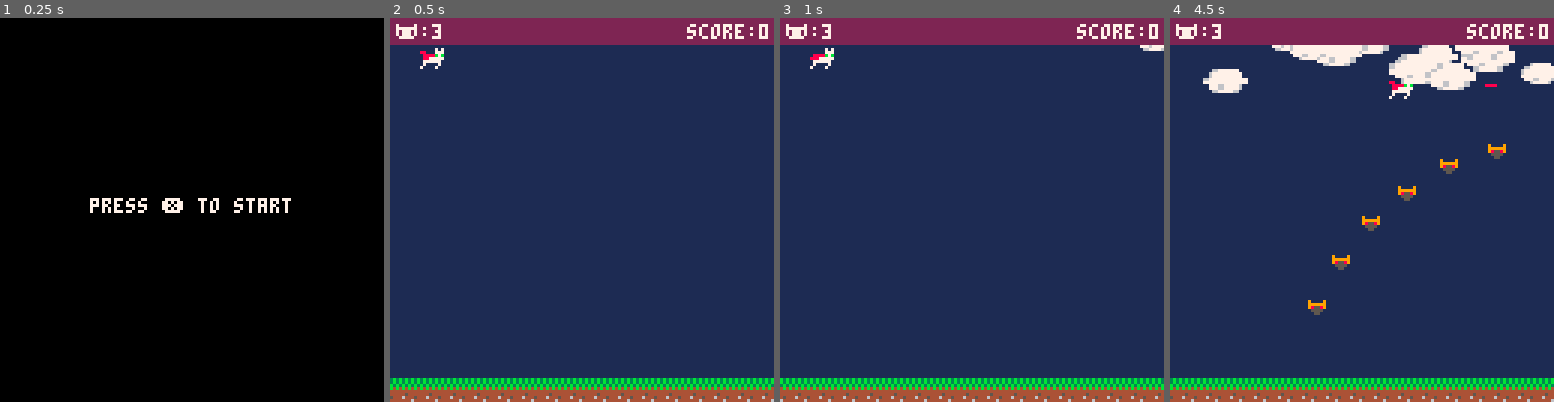
Above: before the commit, frames 1-4 (left to right).
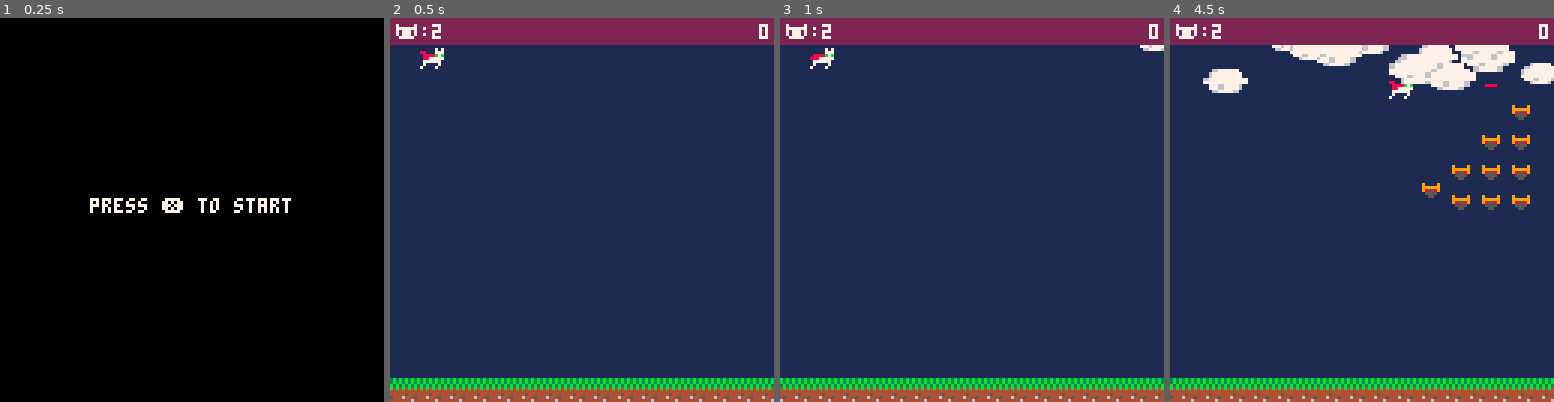
Above: after the commit, the same moments.

Repository: zothynine/picoheads
Game: PICO-8 cartridge catfight.p8
Same seed, same stepped clock (60 frames per second), same inputs: the game is played once before the commit and once after it.
Inputs:
- Up to frame 1 (0.25 s): no input
- Up to frame 2 (0.5 s): tap X (X key) at 0.33 s
- Up to frame 3 (1 s): no input
- Up to frame 4 (4.5 s): tap X (X key) at 1.07, 1.85, 2.97, 4.08 s; hold Right 1.6-2.1 s; hold Up 2.15-2.42 s; hold Right 2.47-3.03 s; hold Left 3.08-3.58 s; hold Down 3.63-3.97 s; hold Right from 4.02 s (still down)

Frame 1 is identical in both runs. In frame 2, 0.3% of the frame differs, in the area x 10-95%, y 1-6%; in frame 3, 0.3%; in frame 4, 2.2%, in the area x 10-95%, y 1-78%.

Commit message:
Episode 8

Diff:
--- a/catfight.p8
+++ b/catfight.p8
@@ -36,34 +36,38 @@
 		w=8,
 		h=7,
 		shots={},
-		cape={9,10,13}
+		collided=false,
+		lives=2,
+		cape={9,10,13},
+		cooldwn=600,
+		cd⧗=600
+	}
+
+	enemies={
+		rat={16,0,6,5},
+		mouse={22,0,6,5}
+	}
+
+	swarms={
+		line4={{0,0},{10,0},{20,0},{30,0}},
+		line6={{0,0},{10,0},{20,0},{30,0},{40,0},{50,0}},
+		tri_s={{0,0},{10,-5},{10,5},{20,-10},{20,0},{20,10}},
+		tri_l={{0,0},{10,-5},{10,5},{20,-10},{20,0},{20,10},{30,-15},{30,-5},{30,5},{30,15}}
 	}
 
 	enemy_waves={
 		{⧗="0:3:0",
-			swarm={0,10,20,30,40,50},
-			path="circle",
-			y=40},
+			swarm=swarms.tri_l,
+			enemy=enemies.rat,
+			path="wave",
+			x=128,
+			y=50},
 		{⧗="0:6:0",
-			swarm={x=0,x=10,x=20,x=30,x=40,x=50},
+			swarm=swarms.tri_s,
+			enemy=enemies.mouse,
 			path="linear",
-			y=20},
-		{⧗="0:9:0",
-			swarm={x=0,x=10,x=20,x=30,x=40,x=50},
-			path="wave",
-			y=40},
-		{⧗="0:12:0",
-			swarm={x=0,x=10,x=20,x=30,x=40,x=50},
-			path="linear",
-			y=90},
-		{⧗="0:15:0",
-			swarm={x=0,x=10,x=20,x=30,x=40,x=50},
-			path="linear",
-			y=60},
-		{⧗="0:18:0",
-			swarm={x=0,x=10,x=20,x=30,x=40,x=50},
-			path="wave",
-			y=75},
+			x=128,
+			y=40}
 	}
 
 	enemies={}
@@ -72,8 +76,16 @@
 	_draw=draw_start
 end
 
-function center_text(_txt)
-	return (128-(#_txt*4))/2
+function print_center(_txt,_y,_c)
+	local _t=tostr(_txt)
+	print(_t,(128-(#_t*4))/2,_y,_c)
+end
+
+function print_right(_txt,_y,_c,_o)
+	local _t=tostr(_txt)
+	local _off=_o
+	if (_o==nil) _off=0
+	print(_t,128-(#_t*4)-_off,_y,_c)
 end
 
 function _update60()
@@ -175,20 +187,20 @@
 
 function create_wave(_w)
  for i=1,#_w.swarm do
- 	local _xoff=127
-		local _epos=_w.swarm[i]
+ 	local _x=_w.x+_w.swarm[i][1]
+ 	local _y=_w.y+_w.swarm[i][2]
 
   if _w.path=="linear" then
-   create_enemy(_xoff+_epos,_w.y,_w.path)
+   create_enemy(_w.enemy,_x,_y,_w.path)
   elseif _w.path=="wave" then
-   create_enemy(_xoff+_epos,_w.y,_w.path)
+   create_enemy(_w.enemy,_x,_y,_w.path)
   elseif _w.path=="circle" then
-   create_enemy(_xoff+_epos,_w.y,_w.path,87,127,127,0.25-0.03*i)
+   create_enemy(_w.enemy,_x,_y,_w.path,87,127,127,0.25-0.03*i)
   end
  end
 end
 
-function create_enemy(_x,_y,_f,_r,_originx,_originy,_a)
+function create_enemy(_sprt,_x,_y,_f,_r,_originx,_originy,_a)
  add(enemies,
   {
   	x=_x,
@@ -199,7 +211,8 @@
   	r=_r, --circle radius
   	ox=_originx, --circle center x
   	oy=_originy, --circle center y
-  	a=_a --initial angle
+  	a=_a,
+  	sprt=_sprt --initial angle
   })
 end
 
@@ -222,7 +235,7 @@
    _e.x-=0.5
   elseif _e.f=="wave" then
    if (_e.x+_e.w<0) del(enemies,_e)
-   _e.x-=0.2
+   _e.x-=0.6
    _e.y-=sin(_e.x/12)
   elseif _e.f=="circle" then
    if (_e.y>127) del(enemies,_e)
@@ -233,8 +246,24 @@
   end
 
   if collision(_e,ascii) then
-  	_update60=update_gover
-  	_draw=draw_gover
+  	if not ascii.collided then
+  		ascii.lives-=1
+  		ascii.collided=true
+  	end
+
+  	if ascii.lives<0 then
+  		_update60=update_gover
+  		_draw=draw_gover
+  	end
+  end
+
+  if ascii.collided then
+  	ascii.cd⧗-=1
+
+  	if ascii.cd⧗==0 then
+  		ascii.collided=false
+  		ascii.cd⧗=ascii.cooldwn
+  	end
   end
  end
 end
@@ -319,14 +348,23 @@
 end
 
 function draw_enemy(_e)
-	spr(2,_e.x,_e.y)
+	local _s=_e.sprt
+	sspr(_s[1],_s[2],_s[3],_s[4],_e.x,_e.y)
 end
 
 function draw_infobar()
 	rectfill(0,0,128,ui_h,2)
-	print("🐱:"..3,2,2,7)
-	print("score:"..score,99,2,7)
-
+	print("🐱:"..ascii.lives,2,2,7)
+	print_right(score,2,7,1)
+end
+
+function draw_ascii()
+	pal(ascii.cape[1],8)
+	palt(ascii.cape[2],true)
+	palt(ascii.cape[3],true)
+	spr(1,ascii.x,ascii.y)
+	pal()
+	palt()
 end
 
 function draw_game()
@@ -335,17 +373,21 @@
 	map(0,0,maps.tile1_x,0,16,16)
 	map(0,0,maps.tile2_x,0,16,16)
 	foreach(clouds,draw_cloud)
-	pal(ascii.cape[1],8)
-	palt(ascii.cape[2],true)
-	palt(ascii.cape[3],true)
-	spr(1,ascii.x,ascii.y)
-	pal()
-	palt()
+
+
+	if ascii.collided then
+		if ascii.cd⧗%5==0 then
+			draw_ascii()
+		end
+	else
+		draw_ascii()
+	end
+
 	foreach(enemies,draw_enemy)
 	draw_shots()
 	draw_infobar()
 
-	--print(⧗.game.m..":"..⧗.game.s..":"..⧗.game.f,5,5,8)
+	--print(ascii.cd⧗,5,20,8)
 
  --if #clouds>0 then
  --print(#clouds,5,12,8)
@@ -365,17 +407,15 @@
 function draw_gover()
 	cls()
 	local _score_txt="your score is "..score
-	local _score_x=center_text(_score_txt)
-	local _gover_txt="press ❎ to try again"
-	print(_score_txt,_score_x,48,7)
-	print(_gover_txt,center_text(_gover_txt),60,7)
+	print_center("press ❎ to try again",60,7)
+	print_center("your score is "..score,48,7)
 end
 __gfx__
-00000000000007079000090000000000000000000000000000000000000000000000000000000000000000000000000000000000000000000000000000000000
-00000000dd0007779999990000000000000000000000000000000000000000000000000000000000000000000000000000000000000000000000000000000000
-00700700a8888b7b9855890000000000000000000000000000000000000000000000000000000000000000000000000000000000000000000000000000000000
-00077000988777770555500000000000000000000000000000000000000000000000000000000000000000000000000000000000000000000000000000000000
-00077000077777700055000000000000000000000000000000000000000000000000000000000000000000000000000000000000000000000000000000000000
+0000000000000707900009f0000f0000000000000000000000000000000000000000000000000000000000000000000000000000000000000000000000000000
+00000000dd000777999999ffffff0000000000000000000000000000000000000000000000000000000000000000000000000000000000000000000000000000
+00700700a8888b7b985589f4ff4f0000000000000000000000000000000000000000000000000000000000000000000000000000000000000000000000000000
+00077000988777770555500ffff00000000000000000000000000000000000000000000000000000000000000000000000000000000000000000000000000000
+000770000777777000550000ff000000000000000000000000000000000000000000000000000000000000000000000000000000000000000000000000000000
 00700700070000700000000000000000000000000000000000000000000000000000000000000000000000000000000000000000000000000000000000000000
 00000000700007000000000000000000000000000000000000000000000000000000000000000000000000000000000000000000000000000000000000000000
 00000000000000000000000000000000000000000000000000000000000000000000000000000000000000000000000000000000000000000000000000000000
